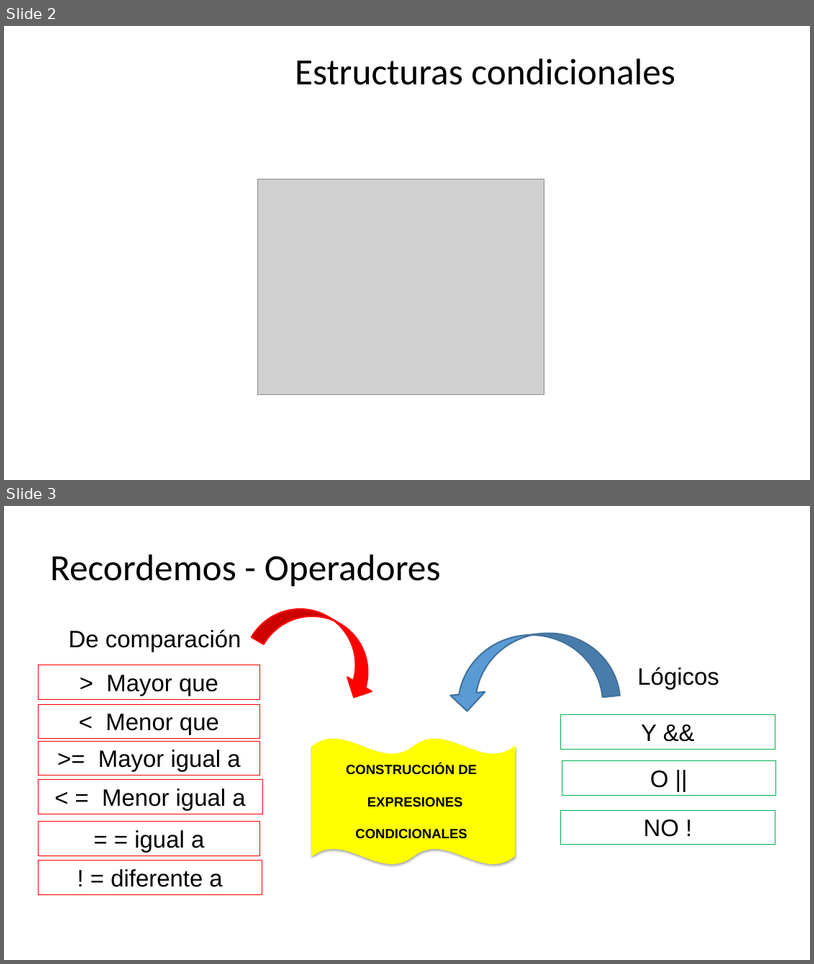
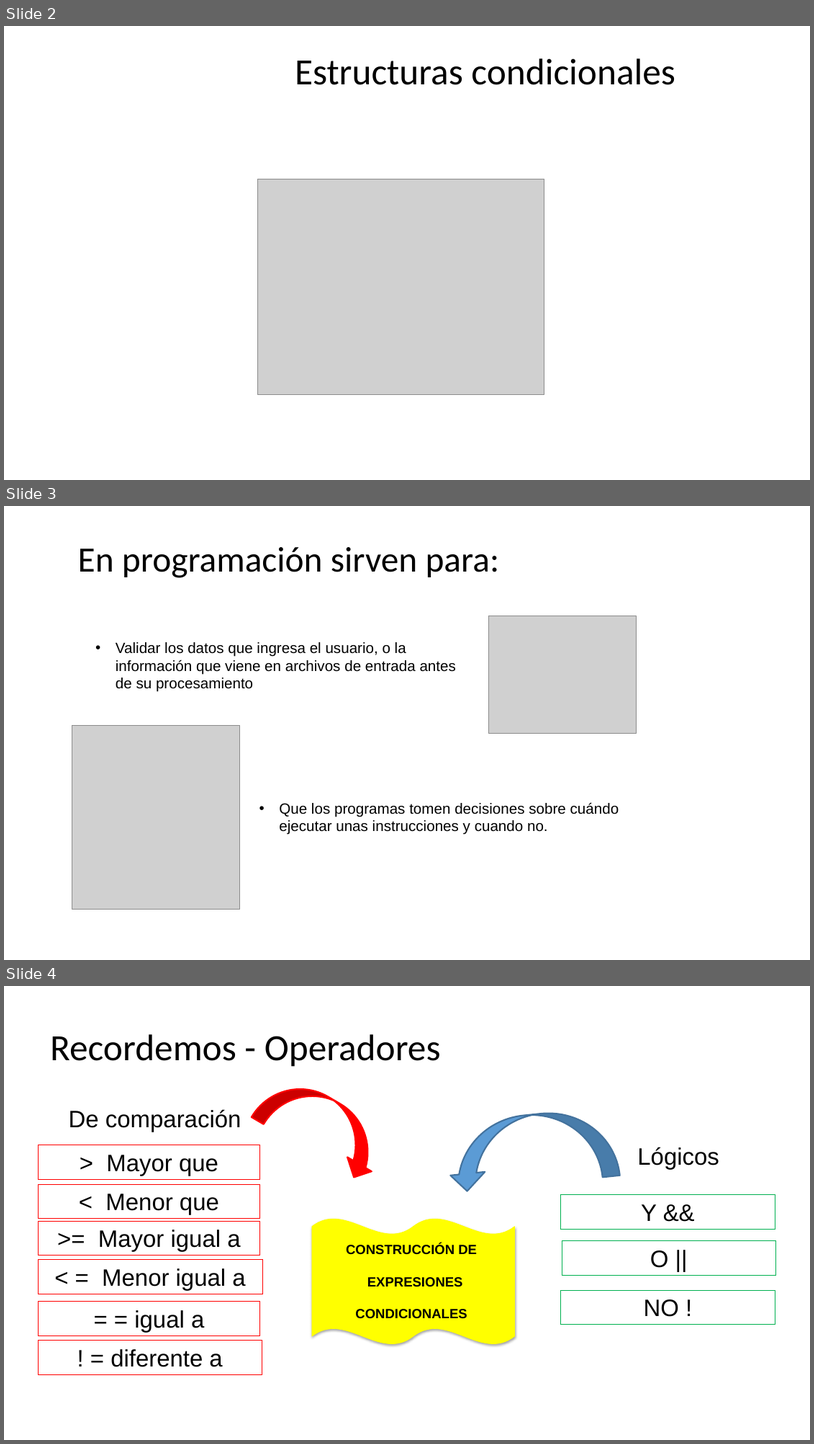
Before and after one commit to CesarLopez-Profe/Logica-de-programacion, a slide deck: Slides/3_Estructuras condicionales.pptx. Shown one above the other, each under a label of ours: slides 2 and 3 before the commit, slides 2, 3 and 4 after it. The pictures are 814x964 and 814x1444 pixels, drawn with LibreOffice and Linux fonts; fonts in the diff are those of the drawing; grey boxes stand for pictures; background and template pictures are left out. Boxes give left, top, right and bottom in pixels: in the first picture for what was removed or moved away, otherwise in the second. Text is boxed around its words. In the diff, an @@ line names an element or a change of style, - is before the commit and + after.

Commit message:
Actualizacion ppts condicionales y pasos para talleres en github

```diff
--- a/Slides/3_Estructuras condicionales.pptx
+++ b/Slides/3_Estructuras condicionales.pptx
@@ slide 3 added at <box>4,506,810,960</box>, background picture (left out) @@
@@ title added at <box>78,547,500,578</box>, 48 pt, text #000000 @@
+En programación sirven para:
@@ picture added at <box>489,616,636,733</box> @@
@@ text added at <box>116,642,456,692</box>, 20 pt, text #000000 @@
+• Validar los datos que ingresa el usuario, o la información que viene en archivos de entrada antes de su procesamiento
@@ picture added at <box>72,725,240,908</box> @@
@@ text added at <box>279,802,620,834</box>, 20 pt, text #000000 @@
+• Que los programas tomen decisiones sobre cuándo ejecutar unas instrucciones y cuando no.
@@ what was slide 3 is now slide 4 @@
```
Also in this commit, not shown: 1 slide changed, 2 other slides added, 2 other files.
